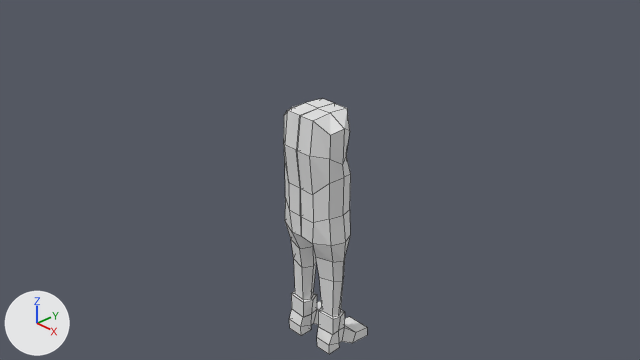
What one commit did to the Blender file src/assets/model/character-creation.blend.
The view is the same before and after, from the file's camera 'Camera'. Lighting does not change. The marker at lower left points along +X, +Y and +Z. Mesh edges are drawn as thin lines.
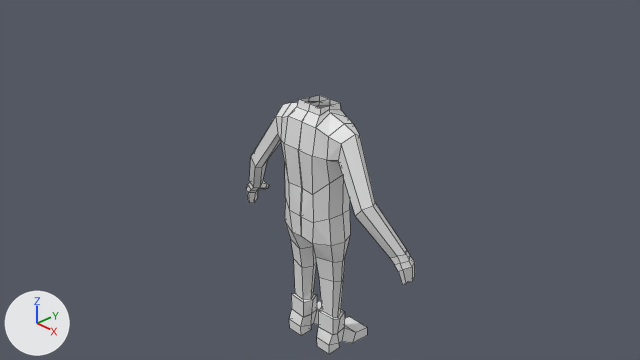
Boxes (x1, y1, x2, y2) around the edits, measured in the pictures (640 x 360 px):
'Cube', reshaped (102% wider): before (284, 99, 367, 354); after (246, 95, 415, 354)
part 1 of me_cube_001, built on: before (284, 99, 351, 343); after (246, 95, 415, 343)

Diff of the bpy script that builds the scene:
```diff
--- a/src/assets/model/character-creation.blend.py
+++ b/src/assets/model/character-creation.blend.py
@@ me_cube_001 @@
 # used by ob_cube; location = (0.0, 0.0, -0.159); scale = (0.429, 0.357, 0.313)
-me_cube_001.from_pydata(...)  # 92 vertices, 86 faces; spans x -1.2..0.02, y -1.05..1.35, z -7.4..3.46
+me_cube_001.from_pydata(...)  # 164 vertices, 156 faces; spans x -3.55..0.02, y -1.0..1.35, z -7.4..3.76
+# me_cube_001 part 1
+# 4 faces are deleted
+# 6 vertices in x 0.02, y -0.16..0.73, z -1.9..3.45 move by (-0.02, 0.0, 0.0)
+# 21 vertices move from x -1.2..0.02, y -1.05..0.73, z -6.43..3.4 to x -1.18..0.02, y -1.0..0.74, z -6.6..3.26
+# 72 vertices are added at x -3.55..0.01, y -0.8..0.69, z -2.62..3.76
+# 74 new faces join them
```
